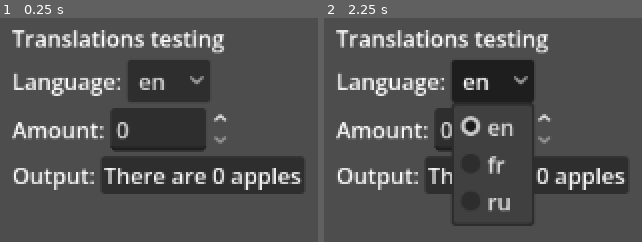
Above: before the commit, frames 1-2 (left to right).
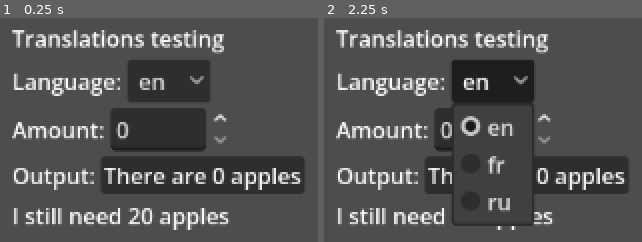
Above: after the commit, the same moments.

Repository: Sunlis/godot-localization-testing
Game: Godot game, scene res://main.tscn
The game is run twice, just before and just after one commit, with the same random seed, the same clock (stepped at 60 frames per second) and the same inputs. The project has no main scene, so this scene is started directly.
Inputs:
- Up to frame 1 (0.25 s): no input
- Up to frame 2 (2.25 s): click "en" at 0.5 s; click "en" at 1.25 s; click "en" at 2 s

The runs differ from the first frame. In frame 1, 2.6% of the frame differs, in the area x 4-73%, y 84-95%; in frame 2, 1.5%.

Commit message:
add a new string to improve clarity

Diff:
--- a/main.gd
+++ b/main.gd
@@ -7,6 +7,7 @@
 @onready var amount_input: SpinBox = %amount_input
 @onready var output_label: Label = %output_label
 @onready var output_area: Label = %output_area
+@onready var goal_label: Label = %goal_label
 
 const LANGUAGES = [
   "en",
@@ -28,6 +29,8 @@
   amount_label.text = tr("amount_label")
   output_label.text = tr("output_label")
   output_area.text = tr_n("output_content", "output_content_plural", _value) % _value
+  var remaining = 20 - _value
+  goal_label.text = tr_n("goal_content", "goal_content_plural", remaining) % remaining
 
 func _amount_input_changed(val: int):
   _value = val
--- a/main.tscn
+++ b/main.tscn
@@ -52,28 +52,36 @@
 unique_name_in_owner = true
 layout_mode = 2
 
-[node name="MarginContainer" type="MarginContainer" parent="VBoxContainer" unique_id=1400410218]
+[node name="number output" type="MarginContainer" parent="VBoxContainer" unique_id=1400410218]
 layout_mode = 2
 
-[node name="HBoxContainer" type="HBoxContainer" parent="VBoxContainer/MarginContainer" unique_id=1746360005]
+[node name="HBoxContainer" type="HBoxContainer" parent="VBoxContainer/number output" unique_id=1746360005]
 layout_mode = 2
 
-[node name="output_label" type="Label" parent="VBoxContainer/MarginContainer/HBoxContainer" unique_id=1291869393]
+[node name="output_label" type="Label" parent="VBoxContainer/number output/HBoxContainer" unique_id=1291869393]
 unique_name_in_owner = true
 layout_mode = 2
 text = "output_label"
 
-[node name="PanelContainer" type="PanelContainer" parent="VBoxContainer/MarginContainer/HBoxContainer" unique_id=361487290]
+[node name="PanelContainer" type="PanelContainer" parent="VBoxContainer/number output/HBoxContainer" unique_id=361487290]
 layout_mode = 2
 
-[node name="MarginContainer" type="MarginContainer" parent="VBoxContainer/MarginContainer/HBoxContainer/PanelContainer" unique_id=41913062]
+[node name="MarginContainer" type="MarginContainer" parent="VBoxContainer/number output/HBoxContainer/PanelContainer" unique_id=41913062]
 layout_mode = 2
 theme_override_constants/margin_left = 2
 theme_override_constants/margin_top = 2
 theme_override_constants/margin_right = 2
 theme_override_constants/margin_bottom = 2
 
-[node name="output_area" type="Label" parent="VBoxContainer/MarginContainer/HBoxContainer/PanelContainer/MarginContainer" unique_id=1459548940]
+[node name="output_area" type="Label" parent="VBoxContainer/number output/HBoxContainer/PanelContainer/MarginContainer" unique_id=1459548940]
 unique_name_in_owner = true
 layout_mode = 2
 text = "output_area"
+
+[node name="goal output" type="MarginContainer" parent="VBoxContainer" unique_id=2041368027]
+layout_mode = 2
+
+[node name="goal_label" type="Label" parent="VBoxContainer/goal output" unique_id=1488467358]
+unique_name_in_owner = true
+layout_mode = 2
+text = "goal_label"
--- a/translations/main.csv
+++ b/translations/main.csv
@@ -7,3 +7,6 @@
 output_content,output_content_plural,There is %d apple,Il y a %d pomme,Есть %d яблоко
 ,,There are %d apples,Il y a %d pommes,Есть %d яблока
 ,,,,Есть %d яблок
+goal_content,goal_content_plural,I still need %d apple,Il me manque encore %d pomme,Мне всё ещё нужно %d яблоко.
+,,I still need %d apples,Il me manque encore %d pommes,Мне ещё нужно %d яблока.
+,,,,Мне ещё нужно %d яблок
Binary file added: table.png
Not shown, changed: readme.md
